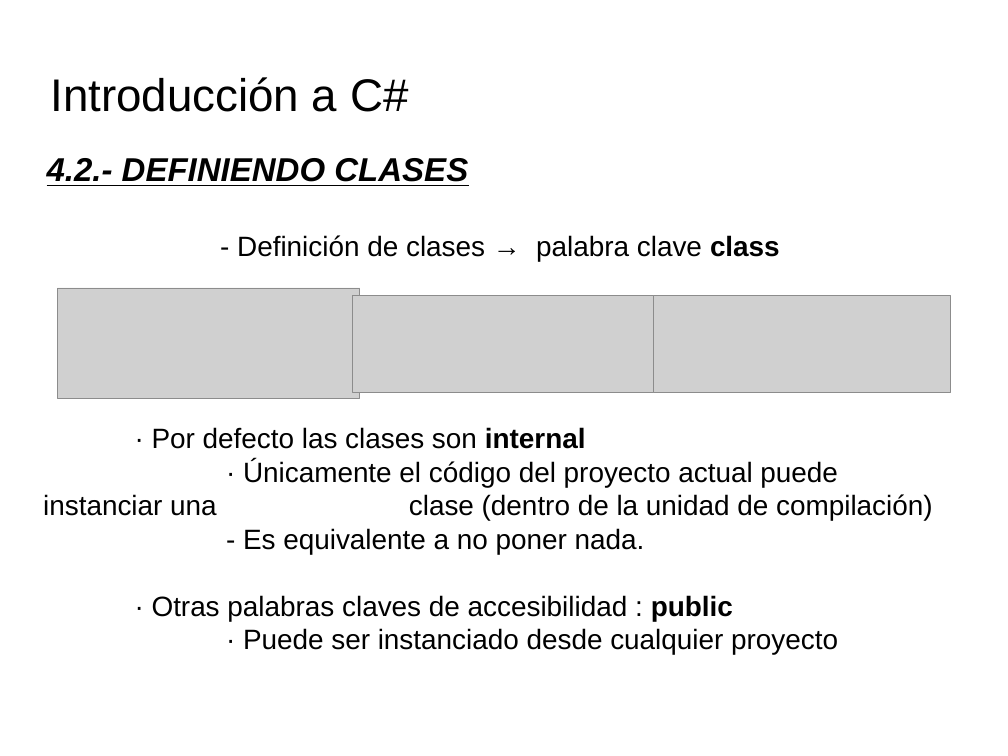
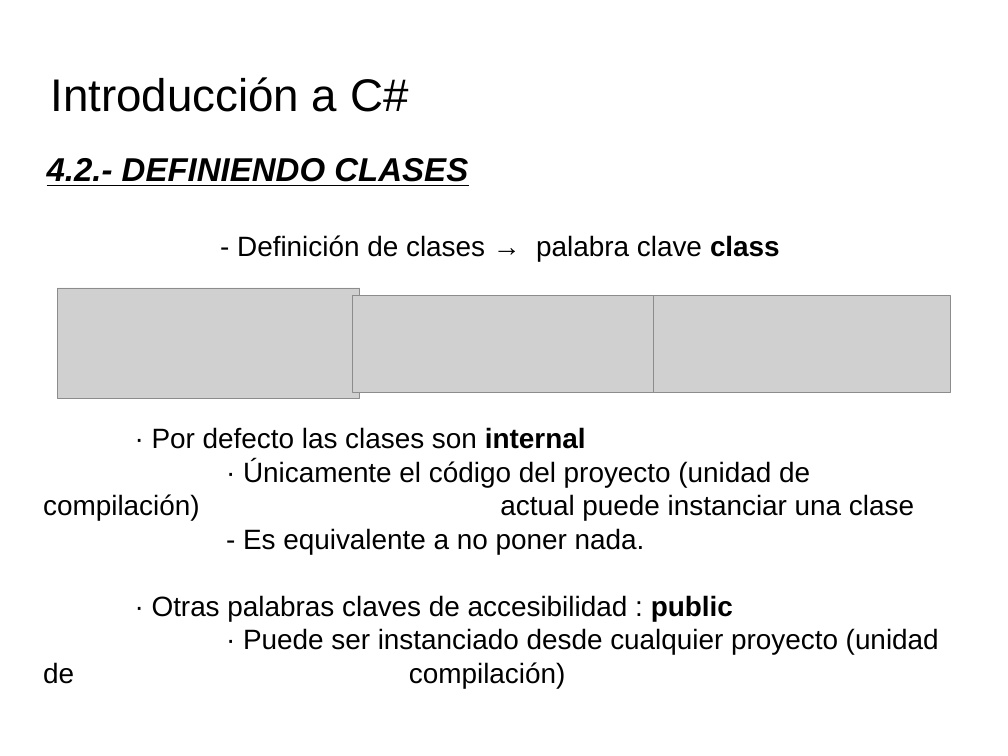
Before and after one commit to videojuegos-abastos/PMV, a slide deck: slide 1 of te/Tema 4 (Chema)/t4.2.- Definiendo clases.odp. Drawn at 1008x756 pixels with LibreOffice and Linux fonts; fonts in the diff are those of the drawing; grey boxes stand for pictures; background and template pictures are left out. Boxes give left, top, right and bottom in pixels: in the first picture for what was removed or moved away, otherwise in the second. Text is boxed around its words. In the diff, an @@ line names an element or a change of style, - is before the commit and + after.

```diff
--- a/te/Tema 4 (Chema)/t4.2.- Definiendo clases.odp
+++ b/te/Tema 4 (Chema)/t4.2.- Definiendo clases.odp
@@ text at [43, 460, 914, 521]: text changed @@
-· Únicamente el código del proyecto actual puede instanciar una clase (dentro de la unidad de compilación)
+· Únicamente el código del proyecto (unidad de compilación) actual puede instanciar una clase
@@ text at [243, 628, 939, 688]: text changed @@
-· Puede ser instanciado desde cualquier proyecto
+· Puede ser instanciado desde cualquier proyecto (unidad de compilación)
```
Also in this commit, not shown: 3 other slides changed, 5 other files.
